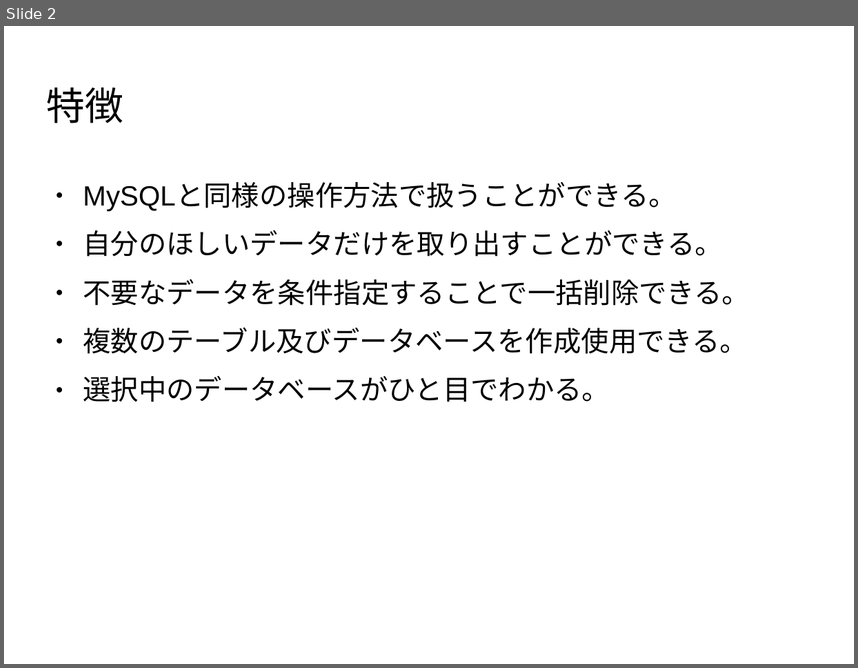
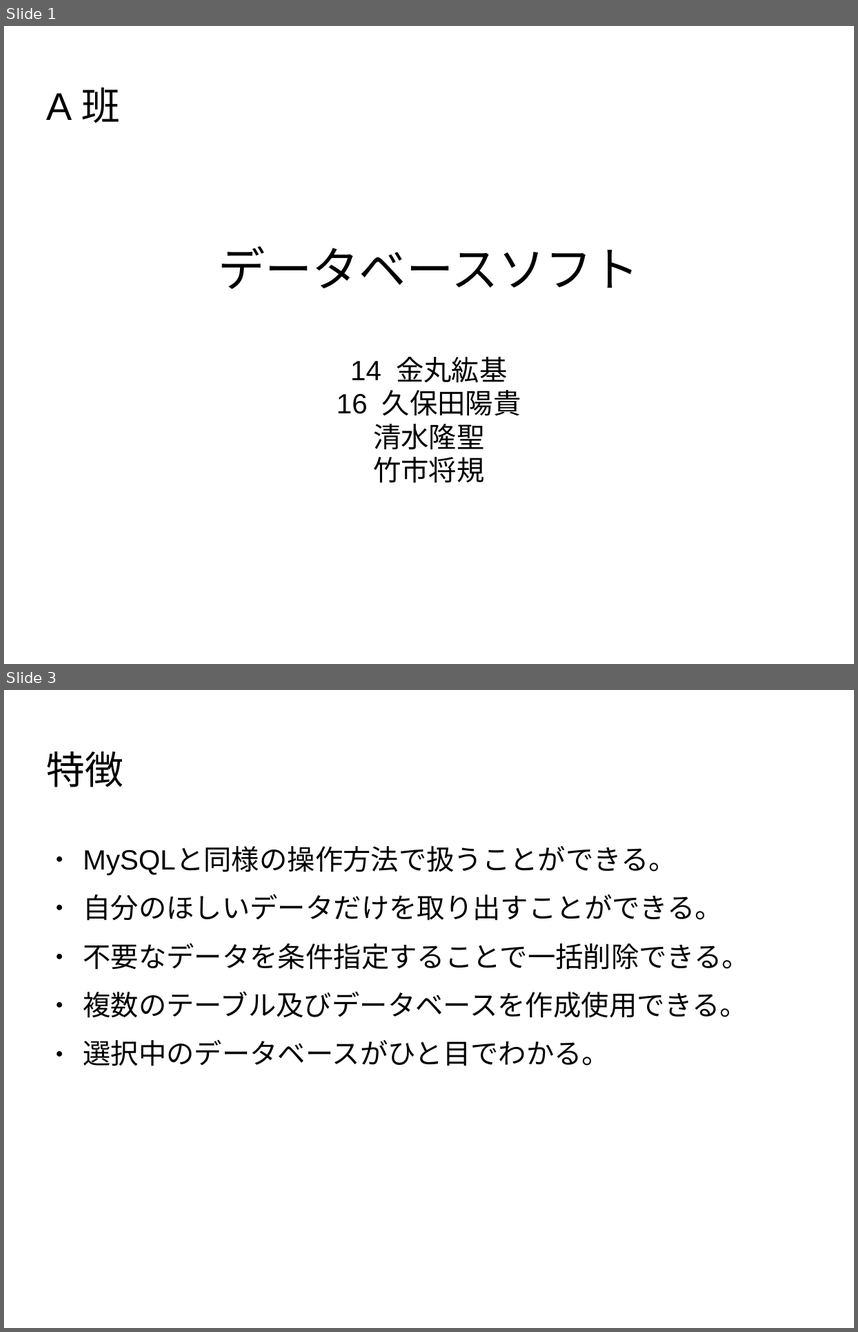
Before and after one commit to kuboshiba/KuboQL, a slide deck: KuboQL.odp. Shown one above the other, each under a label of ours: slide 2 before the commit, slides 1 and 3 after it; the slides between them are not shown. The pictures are 858x668 and 858x1332 pixels, drawn with LibreOffice and Linux fonts; fonts in the diff are those of the drawing; background and template pictures are left out. Boxes give left, top, right and bottom in pixels: in the first picture for what was removed or moved away, otherwise in the second. Text is boxed around its words. In the diff, an @@ line names an element or a change of style, - is before the commit and + after.

```diff
--- a/KuboQL.odp
+++ b/KuboQL.odp
@@ slide 1 added at (x1=4, y1=26, x2=854, y2=664), background picture (left out) @@
@@ title added at (x1=46, y1=74, x2=653, y2=136), 36 pt, text #000000 @@
+A班
@@ subtitle added at (x1=218, y1=246, x2=639, y2=483), 26 pt, text #000000 @@
+データベースソフト
+14 金丸紘基
+16 久保田陽貴
+清水隆聖
+竹市将規
@@ what was slide 2 is now slide 3 @@
```
Also in this commit, not shown: 2 slides changed, 7 other slides added.
